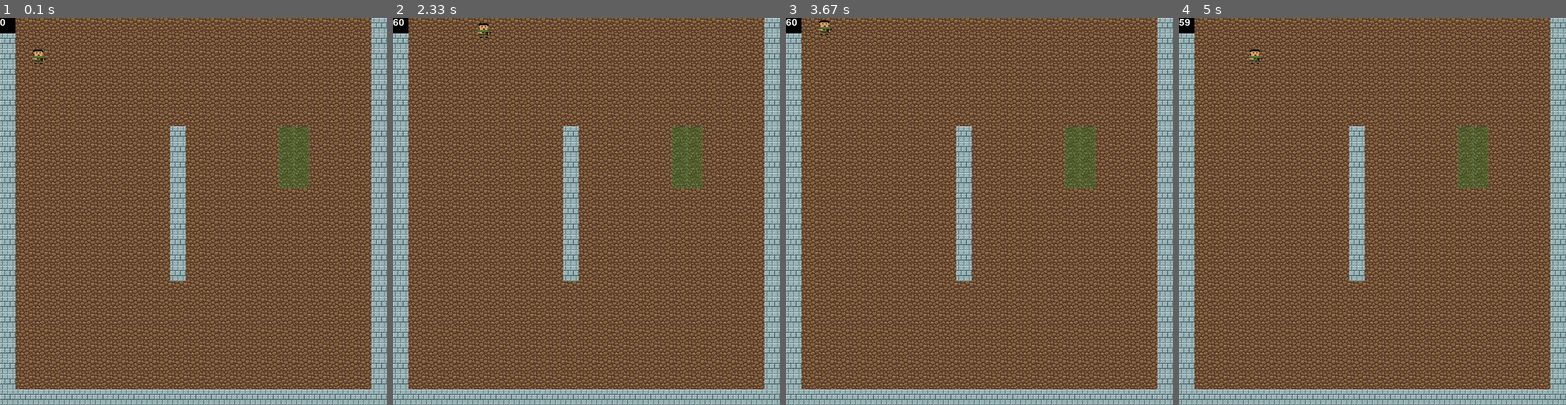
Above: before the commit, frames 1-4 (left to right).
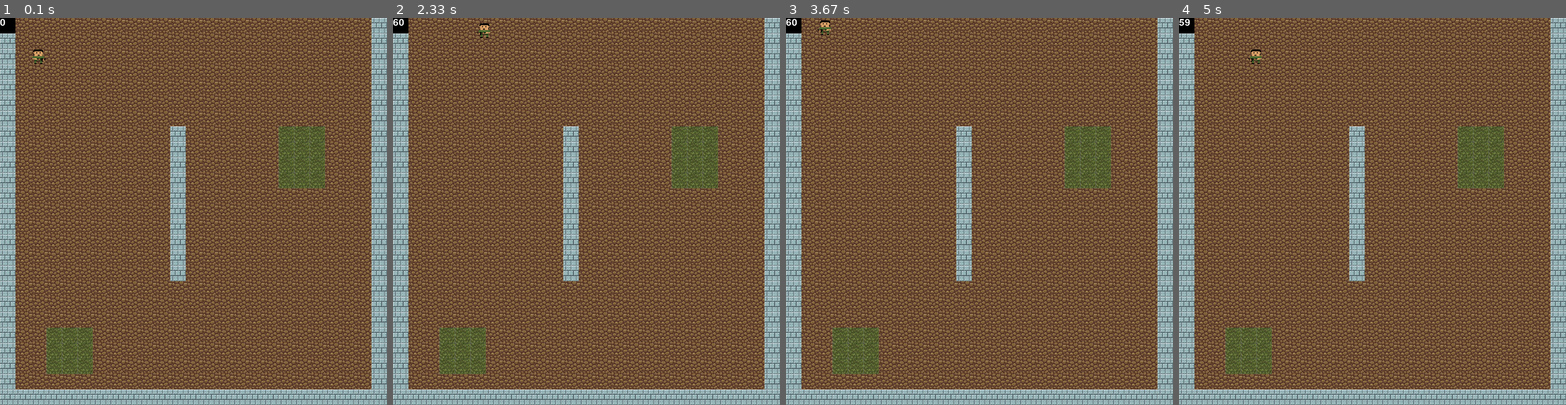
Above: after the commit, the same moments.

Repository: ben-cook/my-py-game
Game: pygame game, started from main.py
Same seed, same stepped clock (60 frames per second), same inputs: the game is played once before the commit and once after it.
Inputs (mouse positions are in pixels of both pictures, inside the frame that each line leads up to):
- Up to frame 1 (0.1 s): no input
- Up to frame 2 (2.33 s): hold D 0.33-0.8 s; click (571, 226) at 0.88 s; hold W 1.17-1.47 s; move the mouse to (710, 199) at 1.2 s; hold D 1.5-1.97 s; hold A from 2 s (still down)
- Up to frame 3 (3.67 s): release A at 2.53 s; hold S 2.57-2.87 s; hold A 2.9-3.3 s; hold W from 3.33 s (still down)
- Up to frame 4 (5 s): release W at 3.7 s; hold D 3.73-4.37 s; hold S 4.4-4.77 s; hold A from 4.8 s (still down)

The runs differ from the first frame. In frame 1, 1.9% of the frame differs, in the area x 12-84%, y 28-92%; in frame 2, 1.9%; in frame 3, 1.9%, in the area x 8-84%, y 0-92%; in frame 4, 1.9%.

Commit message:
fixed grass, added sprite

Diff:
--- a/classes/player.py
+++ b/classes/player.py
@@ -31,6 +31,14 @@
         self.change_x += x
         self.change_y += y
 
+    def set_direction(self, dir):
+        if dir == 'left':
+            self.image = pygame.image.load(os.path.join(os.path.dirname(__file__), '..\sprites', 'player2_left.png')).convert_alpha()
+        elif dir == 'right':
+            self.image = pygame.image.load(os.path.join(os.path.dirname(__file__), '..\sprites', 'player2.png')).convert_alpha()
+        else:
+            raise ValueError("Invalid direction:" + str(dir))
+
     def move(self, walls):
         """ Find a new position for the player """
 
--- a/levels/level.py
+++ b/levels/level.py
@@ -22,7 +22,7 @@
                     if level_one[j][i] == 1:
                         self.wall_tiles.add(Tile(i * 32, j * 32, 'bg-3.png'))
                     if level_one[j][i] == 2:
-                        self.wall_tiles.add(Tile(i * 32, j * 32, 'grass.png'))
+                        self.bg_tiles.add(Tile(i * 32, j * 32, 'grass.png'))
 
         if level_number == 2:
             for j in range(0, 25):
@@ -32,7 +32,7 @@
                     if level_two[j][i] == 1:
                         self.wall_tiles.add(Tile(i * 32, j * 32, 'bg-3.png'))
                     if level_two[j][i] == 2:
-                        self.wall_tiles.add(Tile(i * 32, j * 32, 'grass.png'))
+                        self.bg_tiles.add(Tile(i * 32, j * 32, 'grass.png'))
 
     def draw_walls(self, screen):
         self.wall_tiles.draw(screen)
--- a/levels/levels.py
+++ b/levels/levels.py
@@ -6,10 +6,10 @@
     [1, 0, 0, 0, 0, 0, 0, 0, 0, 0, 0, 0, 0, 0, 0, 0, 0, 0, 0, 0, 0, 0, 0, 0, 1],
     [1, 0, 0, 0, 0, 0, 0, 0, 0, 0, 0, 0, 0, 0, 0, 0, 0, 0, 0, 0, 0, 0, 0, 0, 1],
     [1, 0, 0, 0, 0, 0, 0, 0, 0, 0, 0, 0, 0, 0, 0, 0, 0, 0, 0, 0, 0, 0, 0, 0, 1],
-    [1, 0, 0, 0, 0, 0, 0, 0, 0, 0, 0, 1, 0, 0, 0, 0, 0, 0, 2, 2, 0, 0, 0, 0, 1],
-    [1, 0, 0, 0, 0, 0, 0, 0, 0, 0, 0, 1, 0, 0, 0, 0, 0, 0, 2, 2, 0, 0, 0, 0, 1],
-    [1, 0, 0, 0, 0, 0, 0, 0, 0, 0, 0, 1, 0, 0, 0, 0, 0, 0, 2, 2, 0, 0, 0, 0, 1],
-    [1, 0, 0, 0, 0, 0, 0, 0, 0, 0, 0, 1, 0, 0, 0, 0, 0, 0, 2, 2, 0, 0, 0, 0, 1],
+    [1, 0, 0, 0, 0, 0, 0, 0, 0, 0, 0, 1, 0, 0, 0, 0, 0, 0, 2, 2, 2, 0, 0, 0, 1],
+    [1, 0, 0, 0, 0, 0, 0, 0, 0, 0, 0, 1, 0, 0, 0, 0, 0, 0, 2, 2, 2, 0, 0, 0, 1],
+    [1, 0, 0, 0, 0, 0, 0, 0, 0, 0, 0, 1, 0, 0, 0, 0, 0, 0, 2, 2, 2, 0, 0, 0, 1],
+    [1, 0, 0, 0, 0, 0, 0, 0, 0, 0, 0, 1, 0, 0, 0, 0, 0, 0, 2, 2, 2, 0, 0, 0, 1],
     [1, 0, 0, 0, 0, 0, 0, 0, 0, 0, 0, 1, 0, 0, 0, 0, 0, 0, 0, 0, 0, 0, 0, 0, 1],
     [1, 0, 0, 0, 0, 0, 0, 0, 0, 0, 0, 1, 0, 0, 0, 0, 0, 0, 0, 0, 0, 0, 0, 0, 1],
     [1, 0, 0, 0, 0, 0, 0, 0, 0, 0, 0, 1, 0, 0, 0, 0, 0, 0, 0, 0, 0, 0, 0, 0, 1],
@@ -19,9 +19,9 @@
     [1, 0, 0, 0, 0, 0, 0, 0, 0, 0, 0, 0, 0, 0, 0, 0, 0, 0, 0, 0, 0, 0, 0, 0, 1],
     [1, 0, 0, 0, 0, 0, 0, 0, 0, 0, 0, 0, 0, 0, 0, 0, 0, 0, 0, 0, 0, 0, 0, 0, 1],
     [1, 0, 0, 0, 0, 0, 0, 0, 0, 0, 0, 0, 0, 0, 0, 0, 0, 0, 0, 0, 0, 0, 0, 0, 1],
-    [1, 0, 0, 0, 0, 0, 0, 0, 0, 0, 0, 0, 0, 0, 0, 0, 0, 0, 0, 0, 0, 0, 0, 0, 1],
-    [1, 0, 0, 0, 0, 0, 0, 0, 0, 0, 0, 0, 0, 0, 0, 0, 0, 0, 0, 0, 0, 0, 0, 0, 1],
-    [1, 0, 0, 0, 0, 0, 0, 0, 0, 0, 0, 0, 0, 0, 0, 0, 0, 0, 0, 0, 0, 0, 0, 0, 1],
+    [1, 0, 0, 2, 2, 2, 0, 0, 0, 0, 0, 0, 0, 0, 0, 0, 0, 0, 0, 0, 0, 0, 0, 0, 1],
+    [1, 0, 0, 2, 2, 2, 0, 0, 0, 0, 0, 0, 0, 0, 0, 0, 0, 0, 0, 0, 0, 0, 0, 0, 1],
+    [1, 0, 0, 2, 2, 2, 0, 0, 0, 0, 0, 0, 0, 0, 0, 0, 0, 0, 0, 0, 0, 0, 0, 0, 1],
     [1, 0, 0, 0, 0, 0, 0, 0, 0, 0, 0, 0, 0, 0, 0, 0, 0, 0, 0, 0, 0, 0, 0, 0, 1],
     [1, 1, 1, 1, 1, 1, 1, 1, 1, 1, 1, 1, 1, 1, 1, 1, 1, 1, 1, 1, 1, 1, 1, 1, 1]
 ]
--- a/main.py
+++ b/main.py
@@ -75,7 +75,7 @@
                 mouse_y = pos[1]
 
                 # Create the bullet based on where we are, and where we want to go.
-                bullet = Bullet(player.rect.x, player.rect.y, mouse_x, mouse_y)
+                bullet = Bullet(player.rect.centerx, player.rect.centery, mouse_x, mouse_y)
 
                 # Add the bullet to the lists
                 all_sprites_list.add(bullet)
@@ -85,8 +85,10 @@
             if event.type == pygame.KEYDOWN:
                 if event.key == pygame.K_a:
                     player.changespeed(-PLAYER_SPEED, 0)
+                    player.set_direction('left')
                 if event.key == pygame.K_d:
                     player.changespeed(PLAYER_SPEED, 0)
+                    player.set_direction('right')
                 if event.key == pygame.K_w:
                     player.changespeed(0, -PLAYER_SPEED)
                 if event.key == pygame.K_s:
Binary file added: sprites/player2_left.png
